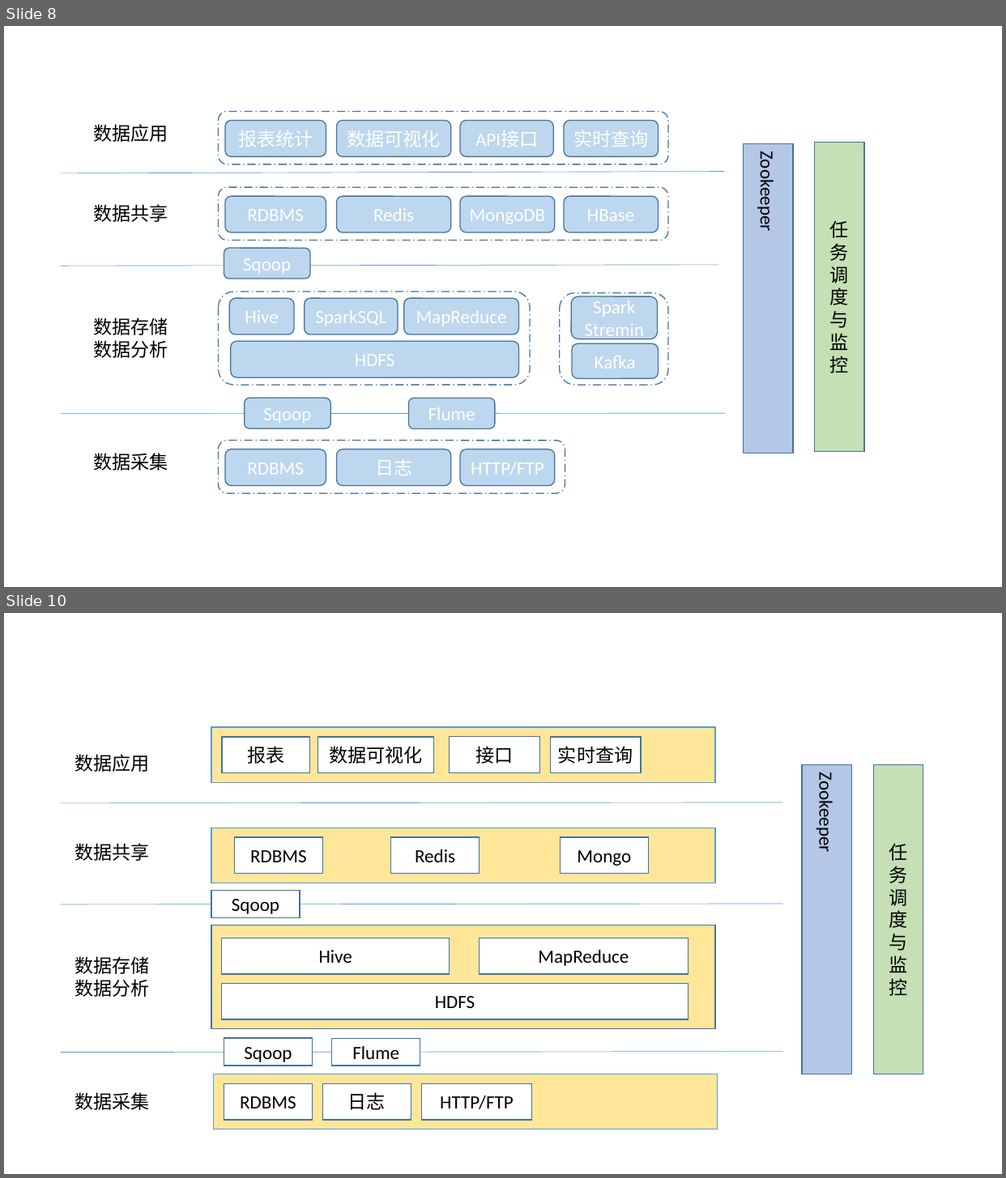
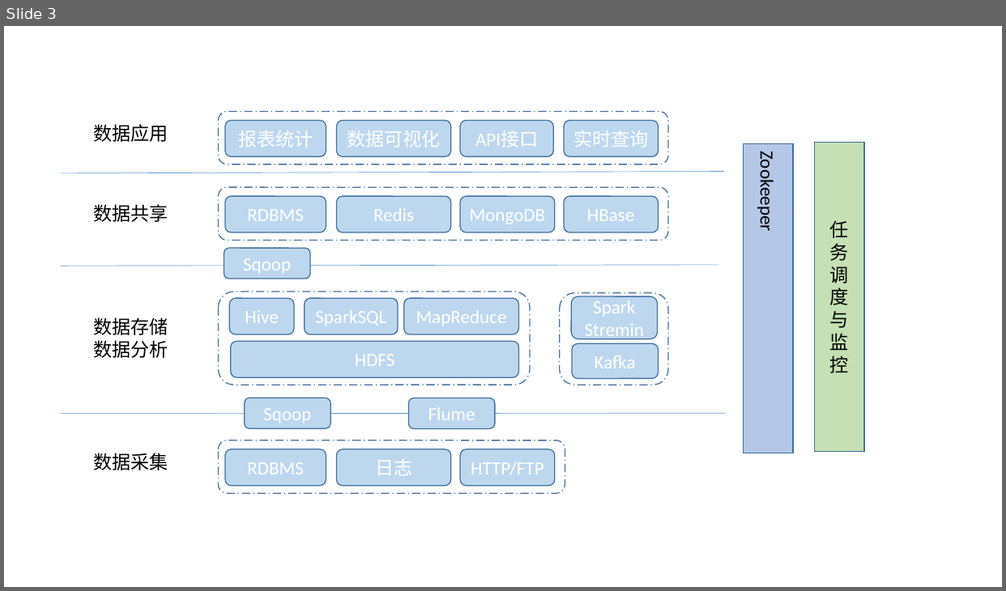
Before and after one commit to rockleeprc/note, a slide deck: ppt/BI.pptx. Shown one above the other, each under a label of ours: slides 8 and 10 before the commit, slide 3 after it; the slides between them are not shown. The pictures are 1006x1178 and 1006x591 pixels, drawn with LibreOffice and Linux fonts; fonts in the diff are those of the drawing. Boxes give left, top, right and bottom in pixels: in the first picture for what was removed or moved away, otherwise in the second. Text is boxed around its words. In the diff, an @@ line names an element or a change of style, - is before the commit and + after.

```diff
--- a/ppt/BI.pptx
+++ b/ppt/BI.pptx
@@ slide 10 removed at (x1=4, y1=613, x2=1002, y2=1174), background #FFFFFF @@
@@ rectangle removed at (x1=211, y1=727, x2=715, y2=783) @@
@@ text removed at (x1=75, y1=754, x2=150, y2=772) @@
-数据应用
@@ rectangle removed at (x1=222, y1=737, x2=310, y2=773) @@
-报表
@@ rectangle removed at (x1=318, y1=737, x2=434, y2=773) @@
-数据可视化
@@ rectangle removed at (x1=450, y1=736, x2=540, y2=773) @@
-接口
@@ rectangle removed at (x1=551, y1=737, x2=641, y2=773) @@
-实时查询
@@ rectangle removed at (x1=802, y1=765, x2=852, y2=1074) @@
-Zookeeper
@@ rectangle removed at (x1=874, y1=765, x2=924, y2=1074) @@
-任务调度与监控
@@ line removed from (61, 803) to (783, 803) @@
@@ rectangle removed at (x1=211, y1=828, x2=715, y2=884) @@
@@ text removed at (x1=75, y1=843, x2=150, y2=861) @@
-数据共享
@@ rectangle removed at (x1=235, y1=837, x2=323, y2=874) @@
-RDBMS
@@ rectangle removed at (x1=391, y1=837, x2=479, y2=874) @@
-Redis
@@ rectangle removed at (x1=560, y1=837, x2=649, y2=874) @@
-Mongo
@@ rectangle removed at (x1=211, y1=891, x2=300, y2=918) @@
-Sqoop
@@ line removed from (61, 905) to (783, 905) @@
@@ rectangle removed at (x1=211, y1=925, x2=715, y2=1029) @@
@@ rectangle removed at (x1=222, y1=938, x2=450, y2=973) @@
-Hive
@@ rectangle removed at (x1=479, y1=938, x2=688, y2=973) @@
-MapReduce
@@ text removed at (x1=75, y1=956, x2=150, y2=997) @@
-数据存储
-数据分析
@@ rectangle removed at (x1=222, y1=983, x2=688, y2=1020) @@
-HDFS
@@ rectangle removed at (x1=224, y1=1038, x2=313, y2=1066) @@
-Sqoop
@@ rectangle removed at (x1=332, y1=1038, x2=420, y2=1066) @@
-Flume
@@ line removed from (61, 1053) to (783, 1052) @@
@@ rectangle removed at (x1=214, y1=1074, x2=718, y2=1130) @@
@@ text removed at (x1=75, y1=1093, x2=150, y2=1110) @@
-数据采集
@@ rectangle removed at (x1=224, y1=1084, x2=313, y2=1120) @@
-RDBMS
@@ rectangle removed at (x1=323, y1=1084, x2=411, y2=1120) @@
-日志
@@ rectangle removed at (x1=422, y1=1084, x2=533, y2=1120) @@
-HTTP/FTP
@@ what was slide 8 is now slide 3 @@
```
Also in this commit, not shown: 1 slide changed, 1 slide added, 3 other slides removed, 3 other files.
